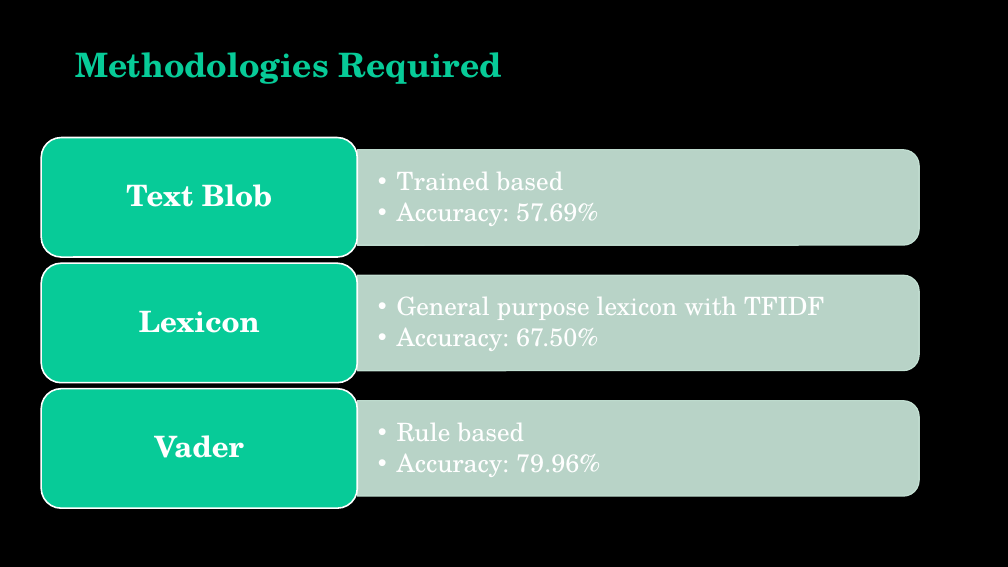
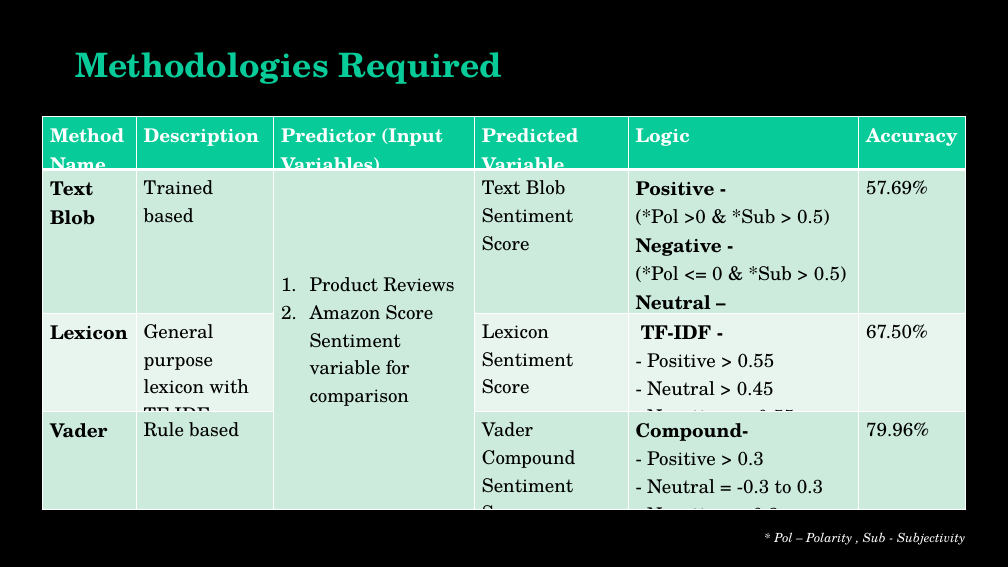
Before and after one commit to vibhutivadje/Text_Mining_Project, a slide deck: slide 17 of Text_Mining_Presentation.pptx. Drawn at 1008x567 pixels with LibreOffice and Linux fonts; fonts in the diff are those of the drawing; background and template pictures are left out. Boxes give left, top, right and bottom in pixels: in the first picture for what was removed or moved away, otherwise in the second. Text is boxed around its words. In the diff, an @@ line names an element or a change of style, - is before the commit and + after.

```diff
--- a/Text_Mining_Presentation.pptx
+++ b/Text_Mining_Presentation.pptx
@@ table added at bbox=[42, 116, 966, 514], 4 rows, 6 columns @@
+Method Name | Description | Predictor (Input Variables) | Predicted Variable | Logic | Accuracy
+Text Blob | Trained based | Product Reviews / Amazon Score Sentiment variable for comparison | Text Blob Sentiment Score | Positive - / (*Pol >0 & *Sub > 0.5) / Negative - / (*Pol <= 0 & *Sub > 0.5) / Neutral – / (*Sub <= 0.5) | 57.69%
+Lexicon | General purpose lexicon with TF-IDF |  | Lexicon Sentiment Score | TF-IDF - / - Positive > 0.55 / - Neutral > 0.45 / - Negative <= 0.55 | 67.50%
+Vader | Rule based |  | Vader Compound Sentiment Score | Compound- / - Positive > 0.3 / - Neutral = -0.3 to 0.3 / - Negative < -0.3 | 79.96%
@@ group removed at bbox=[42, 138, 919, 508]: 6 texts, 3 round same rects, 3 rounded rectangles @@
-  • Trained based
-  • Accuracy: 57.69%
-Text Blob
-  • General purpose lexicon with TFIDF
-  • Accuracy: 67.50%
-Lexicon
-  • Rule based
-  • Accuracy: 79.96%
-Vader
@@ text added at bbox=[774, 532, 965, 545], 12 pt, text #FFFFFF, italic @@
+* Pol – Polarity , Sub - Subjectivity
```
Also in this commit, not shown: 8 other slides changed, 1 other file.
